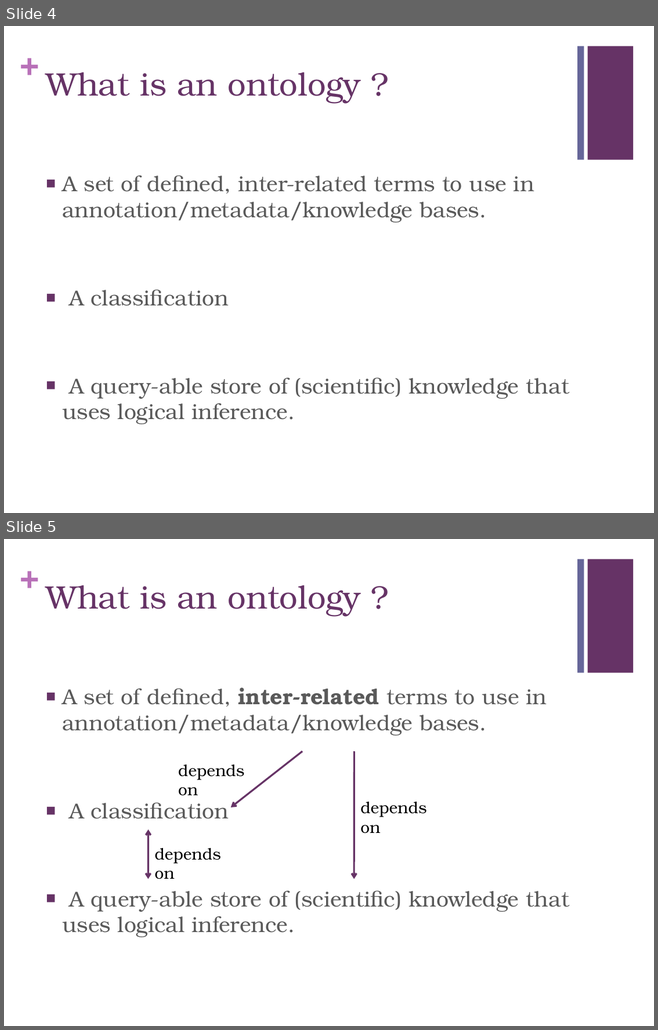
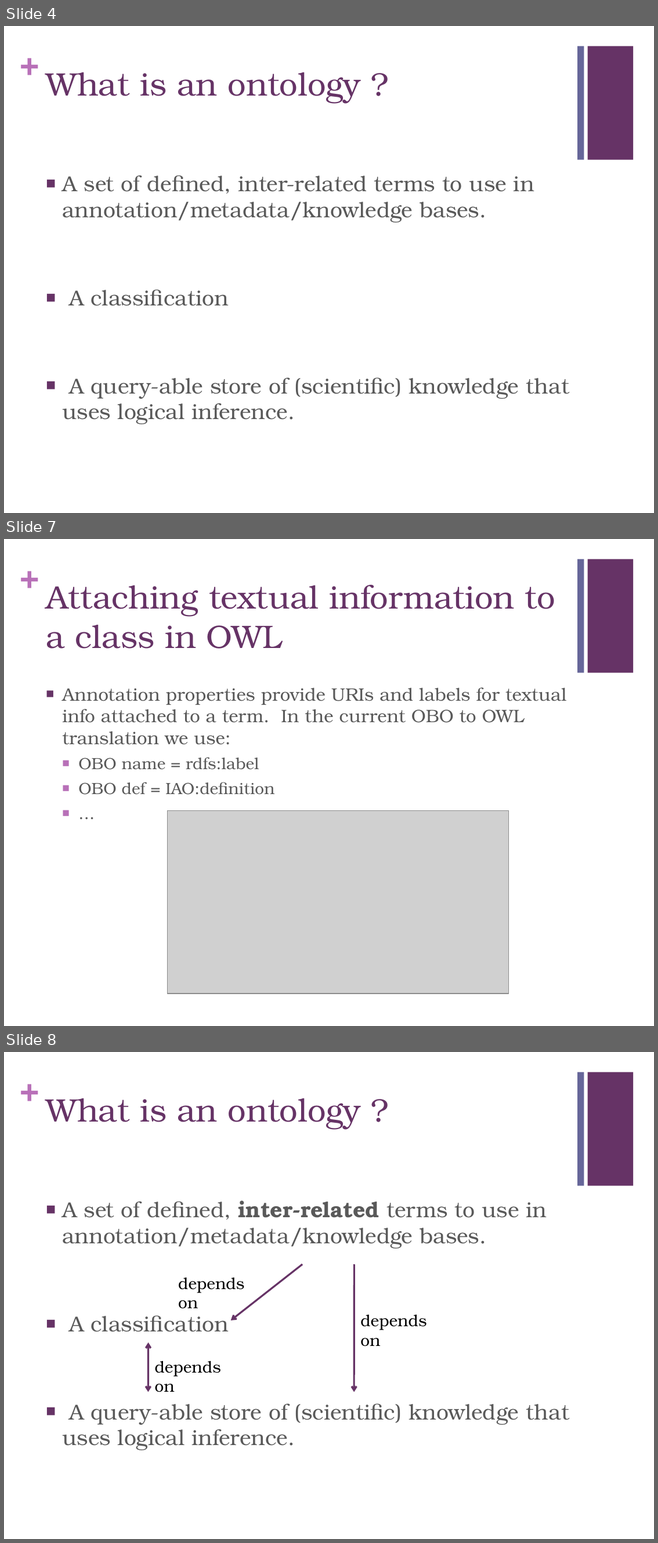
Before and after one commit to geneontology/protege-tutorial, a slide deck: presentations/GO_protege_1201b.pptx. Shown one above the other, each under a label of ours: slides 4 and 5 before the commit, slides 4, 7 and 8 after it; the slides between them are not shown. The pictures are 658x1030 and 658x1543 pixels, drawn with LibreOffice and Linux fonts; fonts in the diff are those of the drawing; grey boxes stand for pictures. Boxes give left, top, right and bottom in pixels: in the first picture for what was removed or moved away, otherwise in the second. Text is boxed around its words. In the diff, an @@ line names an element or a change of style, - is before the commit and + after.

Commit message:
new version.  Added some guidance on when to make Equivalent Class + some stuff on textual defs and annotation  prioerties.  Still no object property characteristics.

```diff
--- a/presentations/GO_protege_1201b.pptx
+++ b/presentations/GO_protege_1201b.pptx
@@ slide 7 added at [4,539,654,1026], background #FFFFFF; not listed: 3 template elements that a slide beside it also shows @@
@@ title added at [46,585,555,649], 36 pt, text #663366 @@
+Attaching textual information to a class in OWL
@@ text added at [62,687,566,795], 20 pt, text #595959 @@
+■ Annotation properties provide URIs and labels for textual info attached to a term. In the current OBO to OWL translation we use:
+  ■ OBO name = rdfs:label
+  ■ OBO def = IAO:definition
+  ■ …
@@ picture added at [167,810,508,994] @@
@@ what was slide 5 is now slide 8 @@
```
Also in this commit, not shown: 1 slide changed, 4 other slides added.
